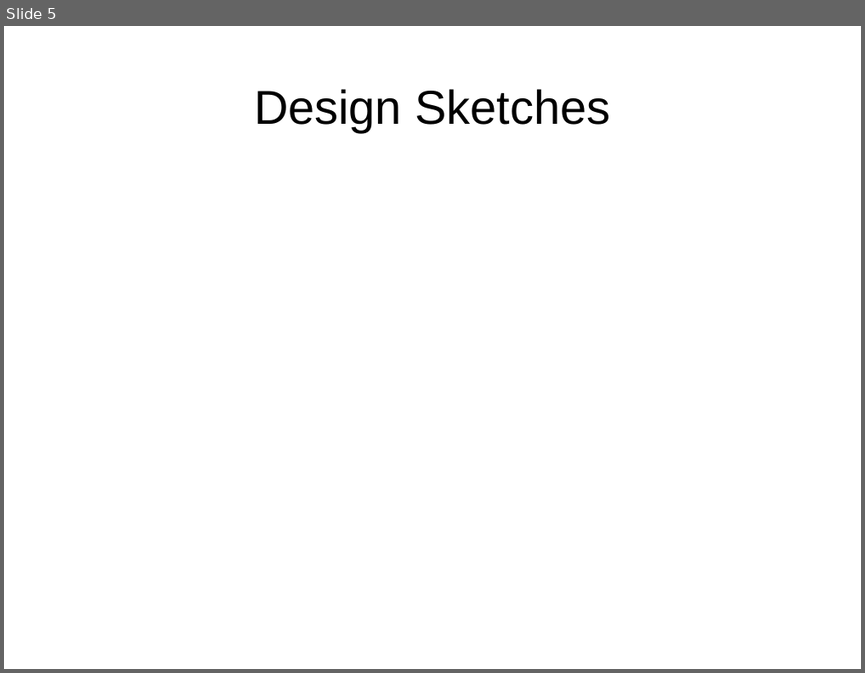
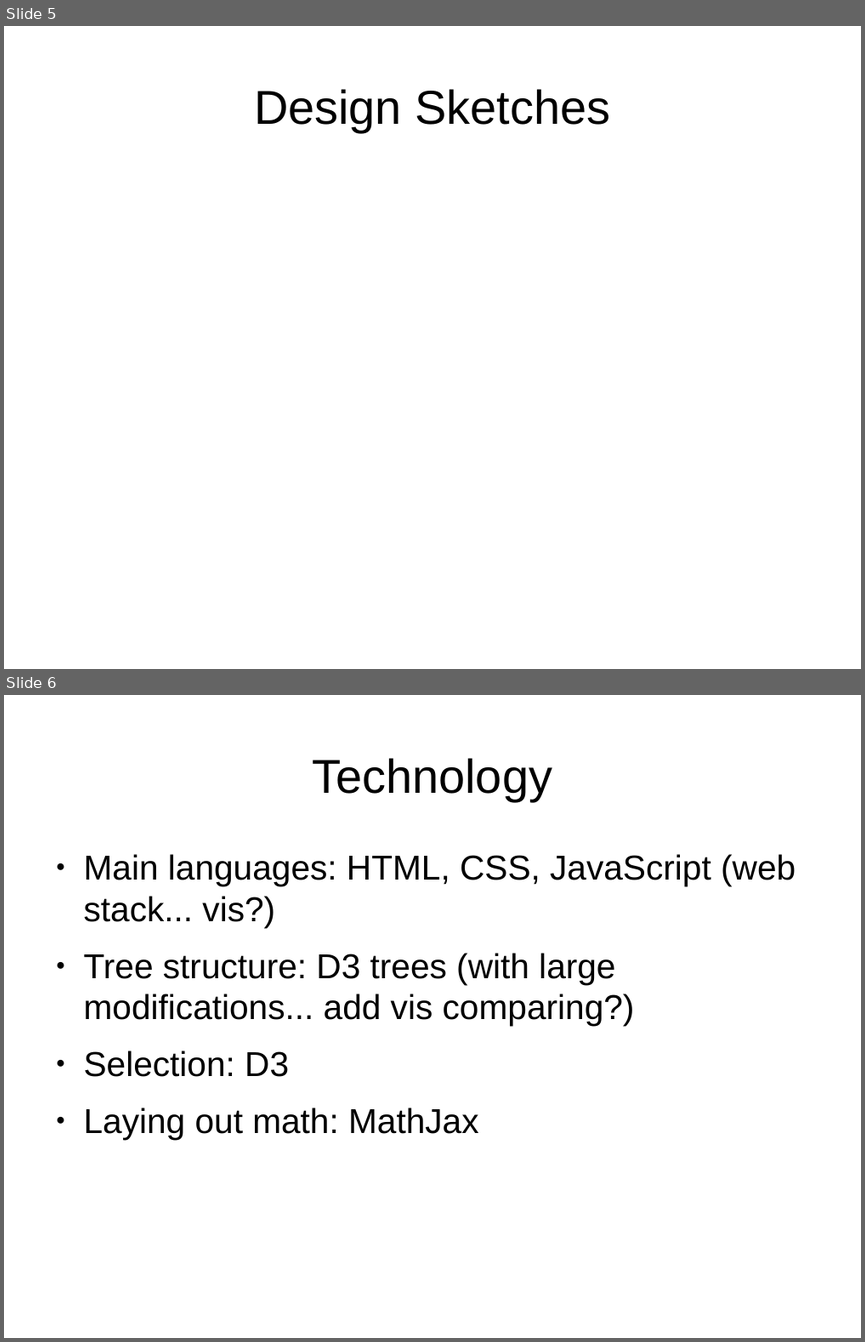
Before and after one commit to seachel/Treehehe, a slide deck: Presentation/VA_presentation.odp. Shown one above the other, each under a label of ours: slide 5 before the commit, slides 5 and 6 after it. The pictures are 865x673 and 865x1342 pixels, drawn with LibreOffice and Linux fonts; fonts in the diff are those of the drawing. Boxes give left, top, right and bottom in pixels: in the first picture for what was removed or moved away, otherwise in the second. Text is boxed around its words. In the diff, an @@ line names an element or a change of style, - is before the commit and + after.

```diff
--- a/Presentation/VA_presentation.odp
+++ b/Presentation/VA_presentation.odp
@@ slide 6 added at (4, 695, 861, 1338), background #FFFFFF @@
@@ title added at (312, 758, 552, 801), 44 pt, text #000000 @@
+Technology
@@ text added at (84, 854, 795, 1140), 32 pt, text #000000 @@
+● Main languages: HTML, CSS, JavaScript (web stack... vis?)
+● Tree structure: D3 trees (with large modifications... add vis comparing?)
+● Selection: D3
+● Laying out math: MathJax
```
Also in this commit, not shown: 1 slide changed, 1 slide removed, 1 other file.
